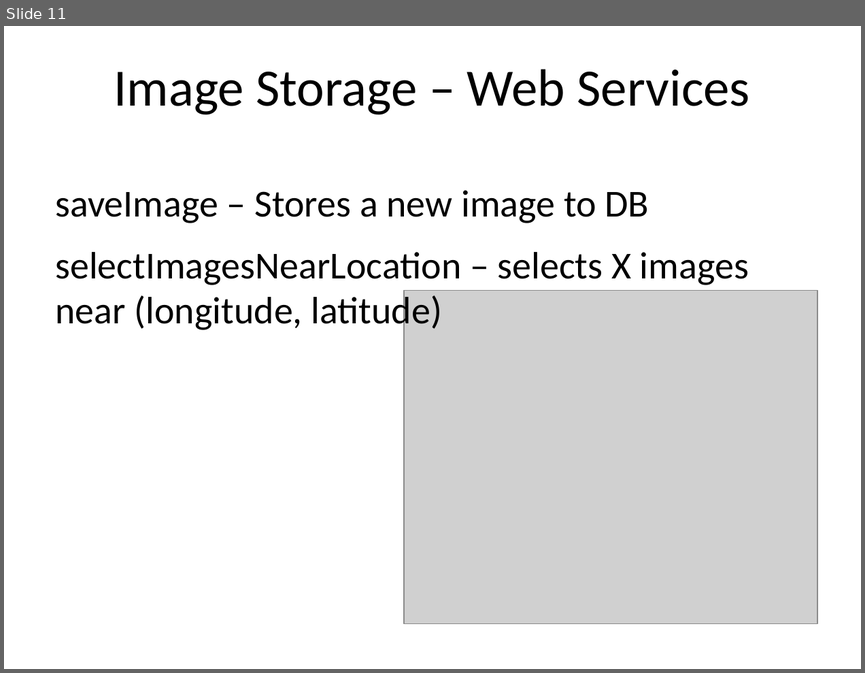
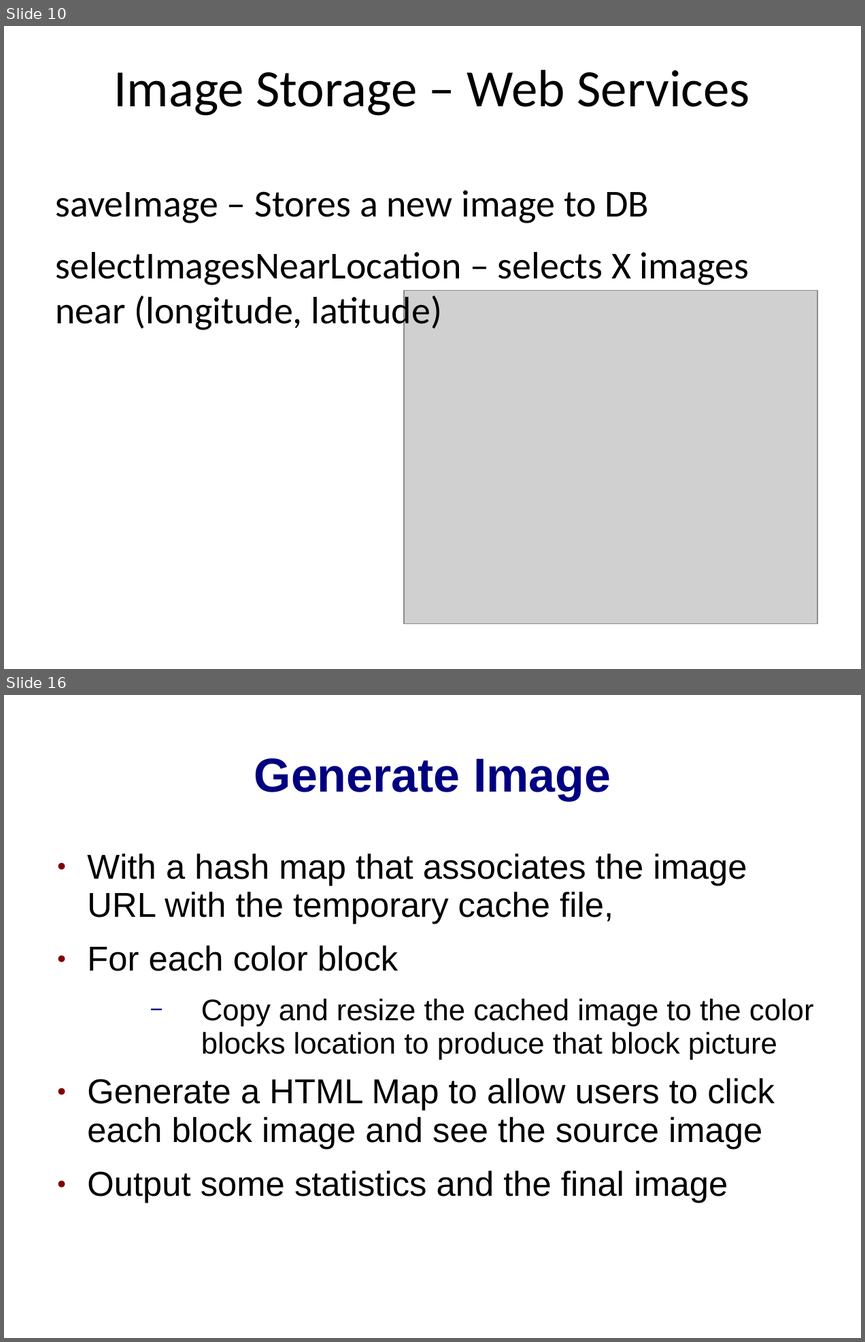
Before and after one commit to thatsnotright/distributed-imagemosaic, a slide deck: GeoMosaic.ppt. Shown one above the other, each under a label of ours: slide 11 before the commit, slides 10 and 16 after it; the slides between them are not shown. The pictures are 865x673 and 865x1342 pixels, drawn with LibreOffice and Linux fonts; fonts in the diff are those of the drawing; grey boxes stand for pictures; background and template pictures are left out. Boxes give left, top, right and bottom in pixels: in the first picture for what was removed or moved away, otherwise in the second. Text is boxed around its words. In the diff, an @@ line names an element or a change of style, - is before the commit and + after.

```diff
--- a/GeoMosaic.ppt
+++ b/GeoMosaic.ppt
@@ slide 16 added at (x1=4, y1=695, x2=861, y2=1338), background picture (left out) @@
@@ title added at (x1=254, y1=758, x2=611, y2=800), 40 pt, text #000080, bold @@
+Generate Image
@@ text added at (x1=87, y1=853, x2=814, y2=1202), 29 pt, text #000000 @@
+● With a hash map that associates the image URL with the temporary cache file,
+● For each color block
+  − Copy and resize the cached image to the color blocks location to produce that block picture
+● Generate a HTML Map to allow users to click each block image and see the source image
+● Output some statistics and the final image
@@ what was slide 11 is now slide 10 @@
```
Also in this commit, not shown: 3 slides changed, 7 other slides added, 2 slides removed.
